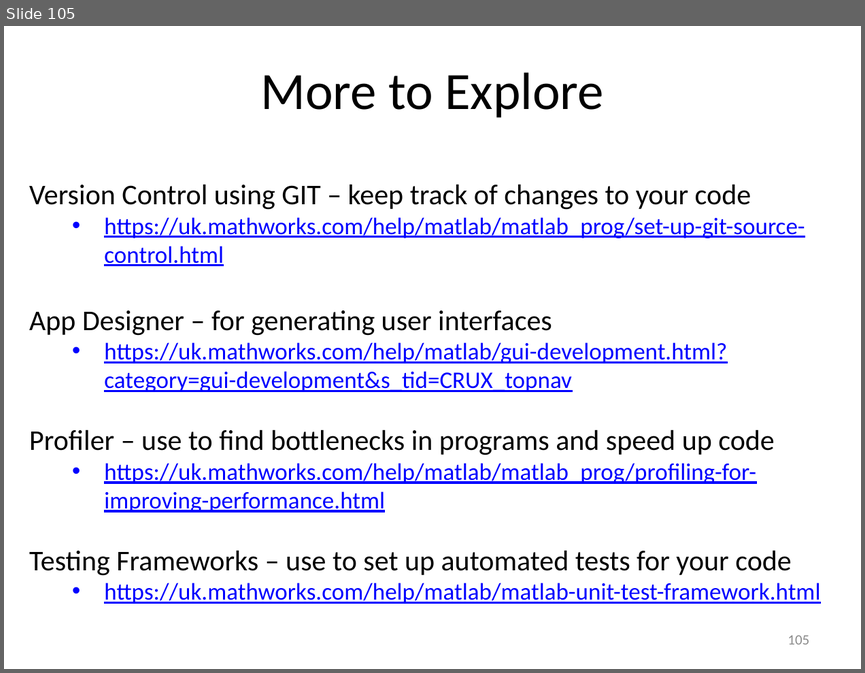
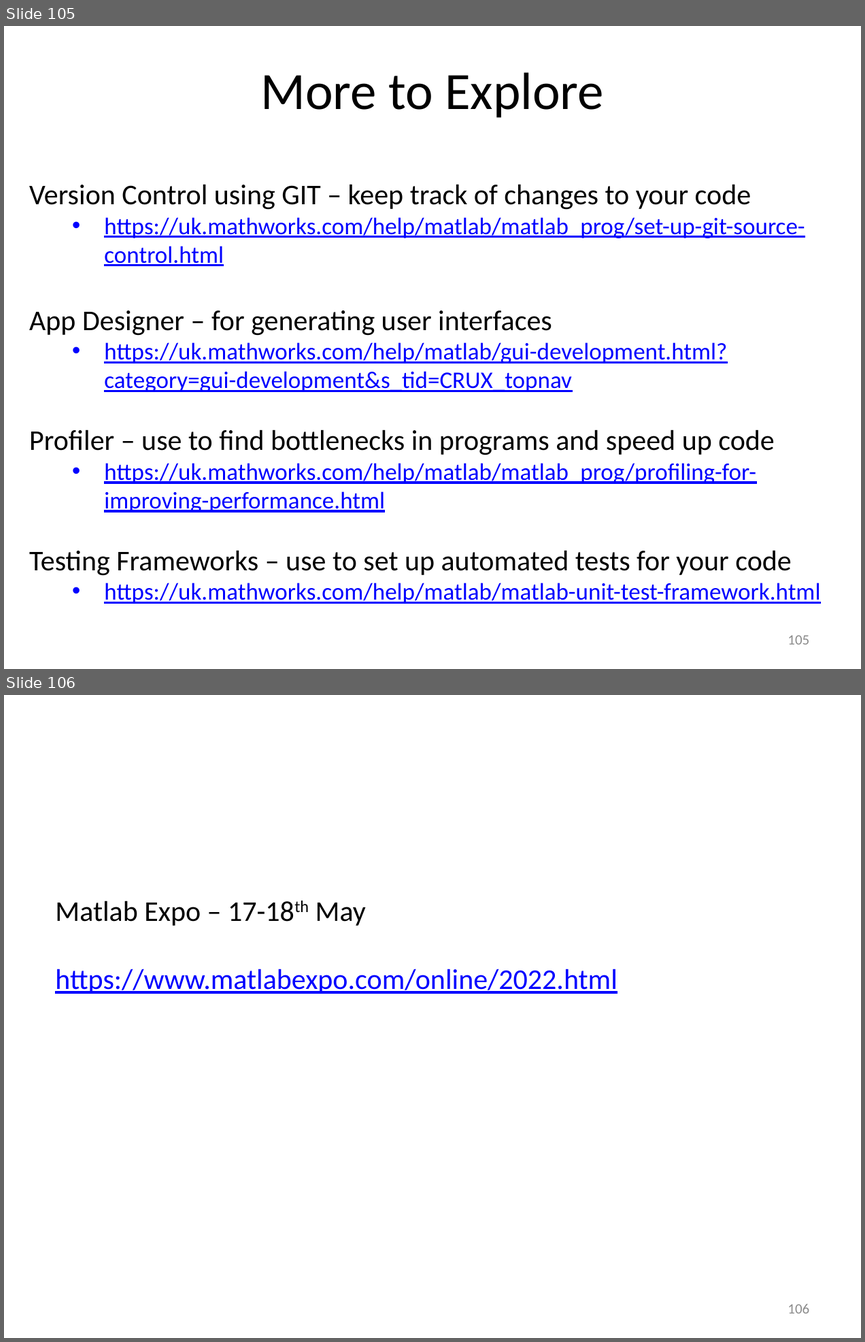
Before and after one commit to louisepb/MatlabBasicCourse, a slide deck: Introduction to MATLAB for Engineers.pptx. Shown one above the other, each under a label of ours: slide 105 before the commit, slides 105 and 106 after it. The pictures are 865x673 and 865x1342 pixels, drawn with LibreOffice and Linux fonts; fonts in the diff are those of the drawing. Boxes give left, top, right and bottom in pixels: in the first picture for what was removed or moved away, otherwise in the second. Text is boxed around its words. In the diff, an @@ line names an element or a change of style, - is before the commit and + after.

```diff
--- a/Introduction to MATLAB for Engineers.pptx
+++ b/Introduction to MATLAB for Engineers.pptx
@@ slide 106 added at box(4, 695, 861, 1338), background #FFFFFF @@
@@ text added at box(55, 900, 617, 994), 24 pt, text #0000FF, underline @@
+Matlab Expo – 17-18th May
+https://www.matlabexpo.com/online/2022.html
@@ page number added at box(787, 1304, 809, 1313), 12 pt, text #8C8C8C @@
+106
```
Also in this commit, not shown: 2 slides changed.
